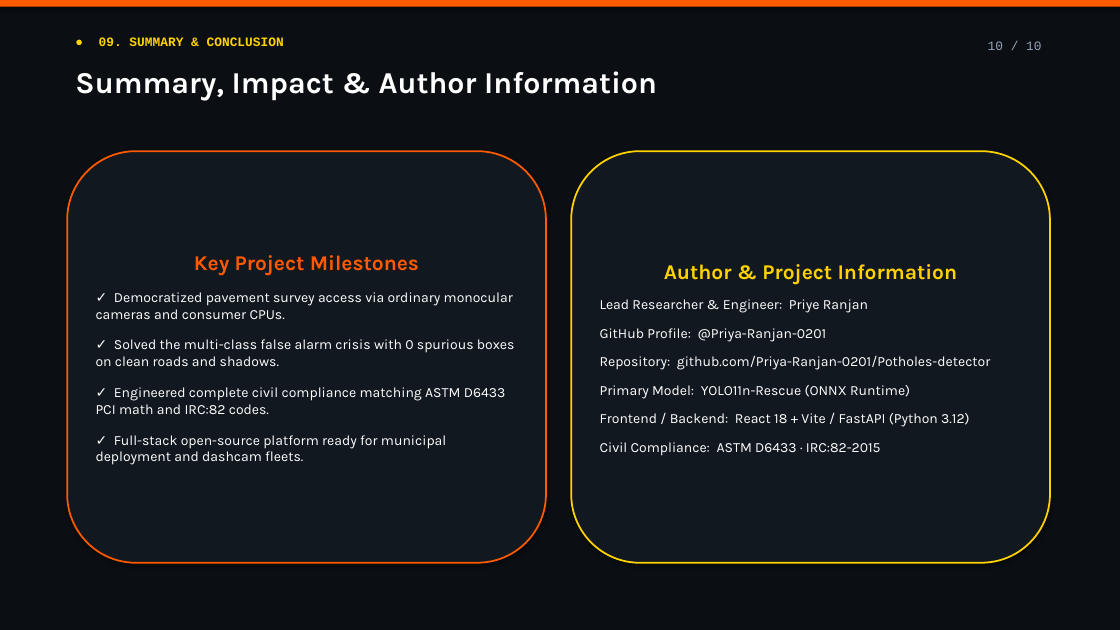
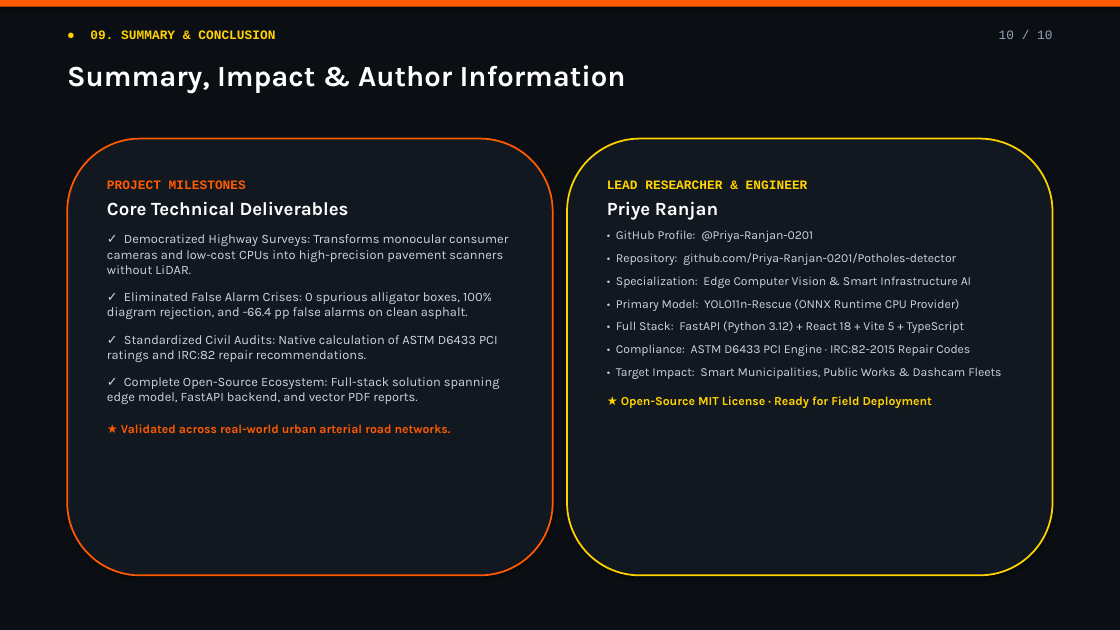
Before and after one commit to Priya-Ranjan-0201/Potholes-detector, a slide deck: slide 10 of ScamRoad_Presentation.pptx. Drawn at 1120x630 pixels with LibreOffice and Linux fonts; fonts in the diff are those of the drawing. Boxes give left, top, right and bottom in pixels: in the first picture for what was removed or moved away, otherwise in the second. Text is boxed around its words. In the diff, an @@ line names an element or a change of style, - is before the commit and + after.

Commit message:
docs: overhaul presentation deck with publication-grade design and slide previews

```diff
--- a/ScamRoad_Presentation.pptx
+++ b/ScamRoad_Presentation.pptx
@@ text "● 09. SUMMARY & CONCLUSION": place and size @@
-text "● 09. SUMMARY & CONCLUSION" at [99, 37, 284, 46]
+text "● 09. SUMMARY & CONCLUSION" at [90, 30, 275, 39]
@@ text "10 / 10": place and size @@
-text "10 / 10" at [988, 41, 1041, 50]
+text "10 / 10" at [999, 30, 1052, 39]
@@ text "Summary, Impact & Author Information" at [67, 65, 626, 93]: size 26 to 25 pt @@
@@ rounded rectangle "PROJECT MILESTONES" at [67, 139, 553, 576]: vertical alignment middle to top @@
@@ rounded rectangle "PROJECT MILESTONES": place and size @@
-rounded rectangle "PROJECT MILESTONES" at [67, 151, 546, 563]
+rounded rectangle "PROJECT MILESTONES" at [67, 139, 553, 576]
@@ rounded rectangle "LEAD RESEARCHER & ENGINEER": place and size @@
-rounded rectangle "LEAD RESEARCHER & ENGINEER" at [571, 151, 1050, 563]
+rounded rectangle "LEAD RESEARCHER & ENGINEER" at [567, 139, 1053, 576]
@@ rounded rectangle "LEAD RESEARCHER & ENGINEER" at [567, 139, 1053, 576]: vertical alignment middle to top @@
@@ text in rounded rectangle at [107, 180, 508, 433]: text changed; size 12 to 11 pt; text colour #FFFFFF to #CBD5E1 @@
-Key Project Milestones
-✓ Democratized pavement survey access via ordinary monocular cameras and consumer CPUs.
-✓ Solved the multi-class false alarm crisis with 0 spurious boxes on clean roads and shadows.
-✓ Engineered complete civil compliance matching ASTM D6433 PCI math and IRC:82 codes.
-✓ Full-stack open-source platform ready for municipal deployment and dashcam fleets.
+PROJECT MILESTONES
+Core Technical Deliverables
+✓ Democratized Highway Surveys: Transforms monocular consumer cameras and low-cost CPUs into high-precision pavement scanners without LiDAR.
+✓ Eliminated False Alarm Crises: 0 spurious alligator boxes, 100% diagram rejection, and -66.4 pp false alarms on clean asphalt.
+✓ Standardized Civil Audits: Native calculation of ASTM D6433 PCI ratings and IRC:82 repair recommendations.
+✓ Complete Open-Source Ecosystem: Full-stack solution spanning edge model, FastAPI backend, and vector PDF reports.
+★ Validated across real-world urban arterial road networks.
@@ text in rounded rectangle at [607, 180, 1001, 408]: text changed; size 12 to 10.5 pt; text colour #FFFFFF to #CBD5E1 @@
-Author & Project Information
-Lead Researcher & Engineer: Priye Ranjan
-GitHub Profile: @Priya-Ranjan-0201
-Repository: github.com/Priya-Ranjan-0201/Potholes-detector
-Primary Model: YOLO11n-Rescue (ONNX Runtime)
-Frontend / Backend: React 18 + Vite / FastAPI (Python 3.12)
-Civil Compliance: ASTM D6433 · IRC:82-2015
+LEAD RESEARCHER & ENGINEER
+Priye Ranjan
+• GitHub Profile: @Priya-Ranjan-0201
+• Repository: github.com/Priya-Ranjan-0201/Potholes-detector
+• Specialization: Edge Computer Vision & Smart Infrastructure AI
+• Primary Model: YOLO11n-Rescue (ONNX Runtime CPU Provider)
+• Full Stack: FastAPI (Python 3.12) + React 18 + Vite 5 + TypeScript
+• Compliance: ASTM D6433 PCI Engine · IRC:82-2015 Repair Codes
+• Target Impact: Smart Municipalities, Public Works & Dashcam Fleets
+★ Open-Source MIT License · Ready for Field Deployment
```
Also in this commit, not shown: 9 other slides changed, 15 other files.
